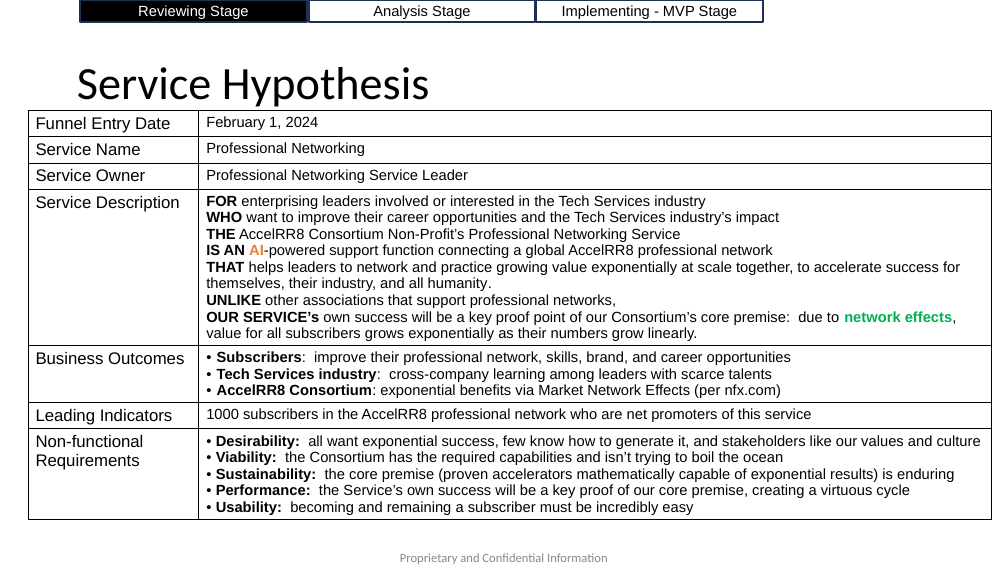
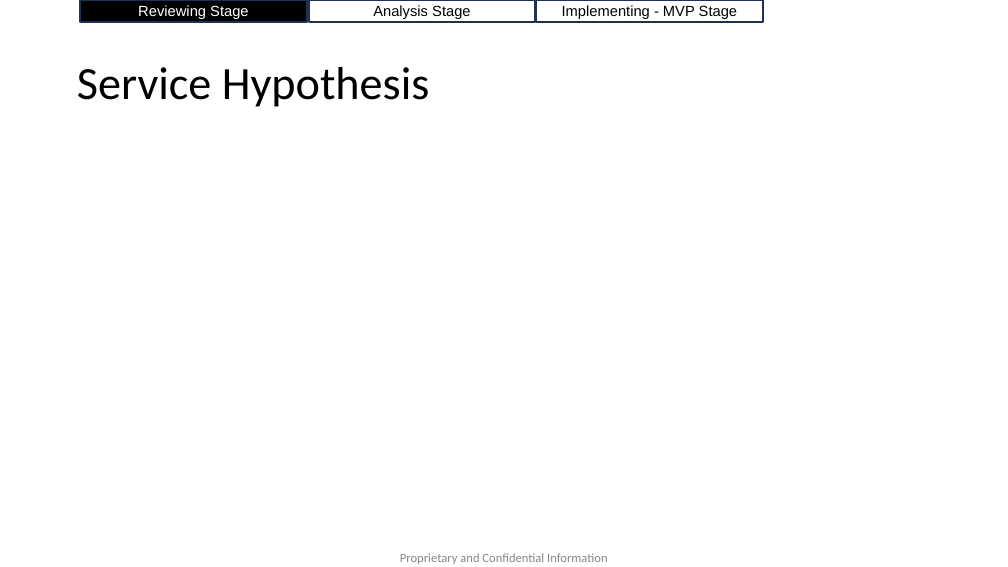
Before and after one commit to AccelRR8-Consortium-NonProfit/Management-Public, a slide deck: slide 3 of docs/2_Value_Creation/2a_Product/Professional_Networking/Professional_Networking_v1_Lean_Business_Case.pptx. Drawn at 1008x567 pixels with LibreOffice and Linux fonts; fonts in the diff are those of the drawing; background and template pictures are left out. Boxes give left, top, right and bottom in pixels: in the first picture for what was removed or moved away, otherwise in the second. Text is boxed around its words. In the diff, an @@ line names an element or a change of style, - is before the commit and + after.

Commit message:
Updated Professional Networking Deliverables

```diff
--- a/docs/2_Value_Creation/2a_Product/Professional_Networking/Professional_Networking_v1_Lean_Business_Case.pptx
+++ b/docs/2_Value_Creation/2a_Product/Professional_Networking/Professional_Networking_v1_Lean_Business_Case.pptx
@@ table removed at [28, 110, 991, 544], 7 rows, 2 columns @@
-Funnel Entry Date | February 1, 2024
-Service Name | Professional Networking
-Service Owner | Professional Networking Service Leader
-Service Description | FOR enterprising leaders involved or interested in the Tech Services industry / WHO want to improve their career opportunities and the Tech Services industry’s impact / THE AccelRR8 Consortium Non-Profit’s Professional Networking Service / IS AN AI-powered support function connecting a global AccelRR8 professional network / THAT helps leaders to network and practice growing value exponentially at scale together, to accelerate success for themselves, their industry, and all humanity. / UNLIKE other associations that support professional networks, / OUR SERVICE’s own success will be a key proof point of our Consortium’s core premise: due to network effects, value for all subscribers grows exponentially as their numbers grow linearly.
-Business Outcomes | Subscribers: improve their professional network, skills, brand, and career opportunities / Tech Services industry: cross-company learning among leaders with scarce talents / AccelRR8 Consortium: exponential benefits via Market Network Effects (per nfx.com)
-Leading Indicators | 1000 subscribers in the AccelRR8 professional network who are net promoters of this service
-Non-functional Requirements | Desirability: all want exponential success, few know how to generate it, and stakeholders like our values and culture / Viability: the Consortium has the required capabilities and isn’t trying to boil the ocean / Sustainability: the core premise (proven accelerators mathematically capable of exponential results) is enduring / Performance: the Service’s own success will be a key proof of our core premise, creating a virtuous cycle / Usability: becoming and remaining a subscriber must be incredibly easy
```
Also in this commit, not shown: 1 other slide changed, 4 slides removed, 5 other files.
